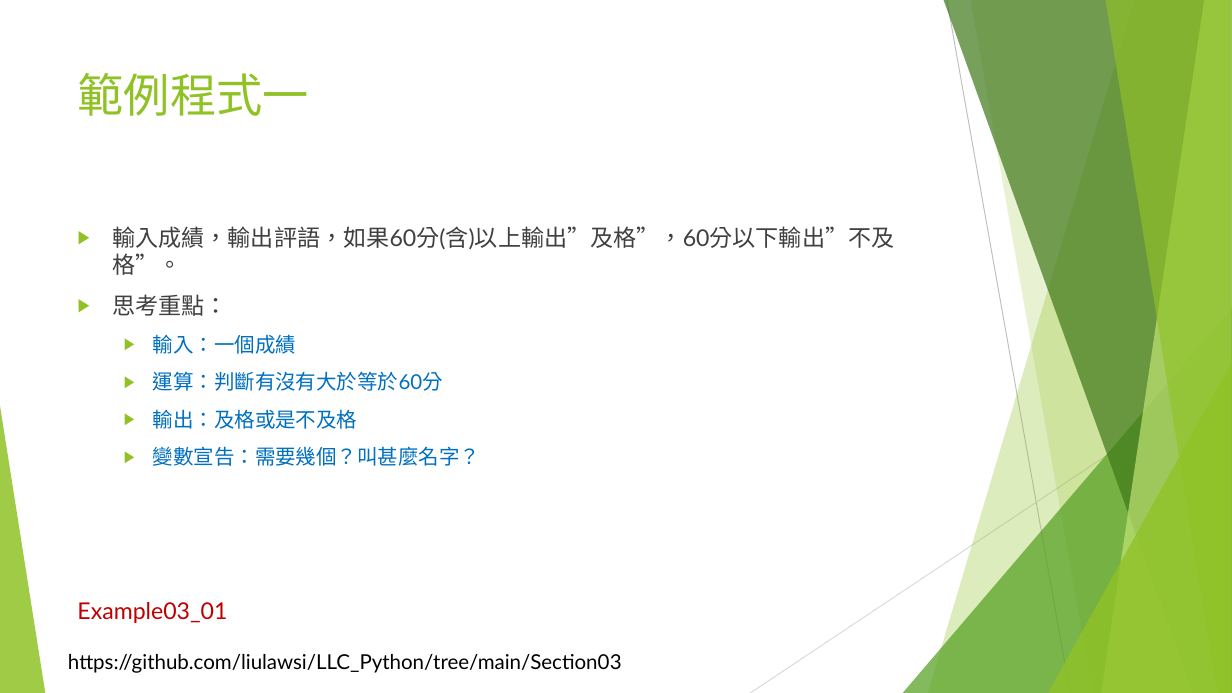
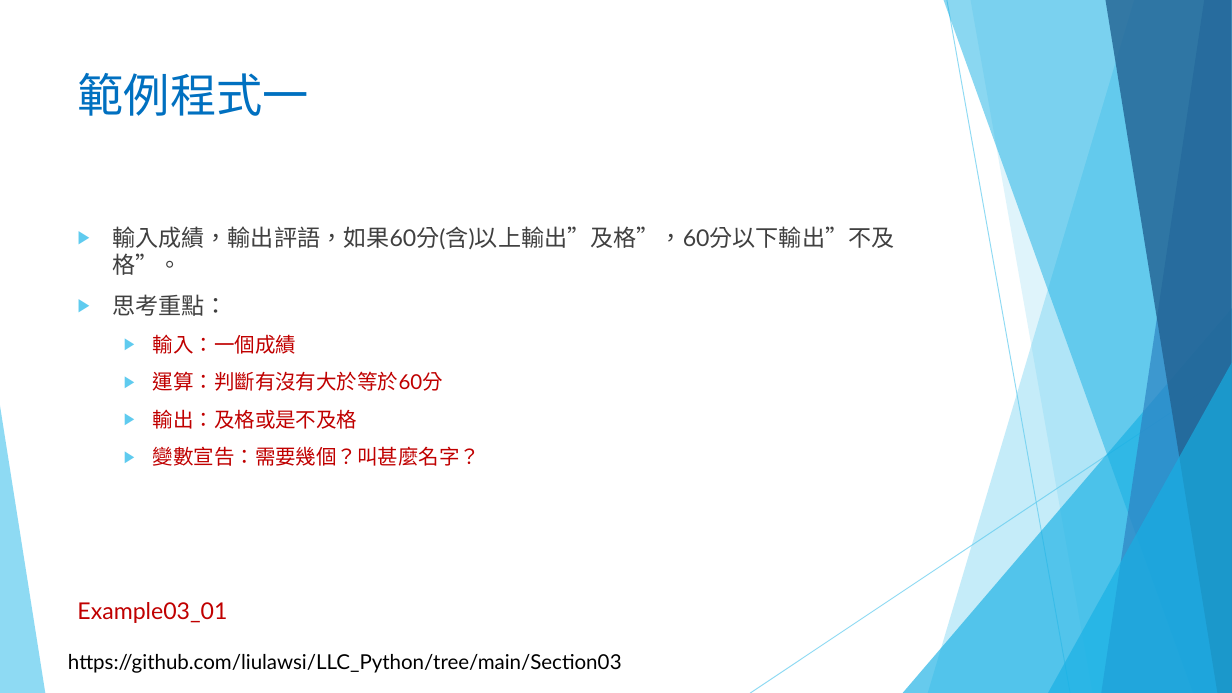
Before and after one commit to liulawsi/My_PPTs, a slide deck: slide 4 of LCC/Python/03流程控制(分支).pptx. Drawn at 1232x693 pixels with LibreOffice and Linux fonts; fonts in the diff are those of the drawing; background and template pictures are left out. Boxes give left, top, right and bottom in pixels: in the first picture for what was removed or moved away, otherwise in the second. Text is boxed around its words. In the diff, an @@ line names an element or a change of style, - is before the commit and + after.

```diff
--- a/LCC/Python/03流程控制(分支).pptx
+++ b/LCC/Python/03流程控制(分支).pptx
@@ freeform shape at (928, 0, 1232, 693): fill #90C226 at 30% opacity to #5FCBEF at 36% opacity @@
@@ freeform shape at (944, 0, 1232, 693): fill #3F7819 at 70% opacity to #17B0E4 at 50% opacity @@
@@ line (947, 0) - (1070, 693): stroke #BFBFBF 0.75 pt to #5FCBEF 0.75 pt @@
@@ freeform shape at (970, 0, 1232, 693): fill #90C226 at 20% opacity to #5FCBEF at 20% opacity @@
@@ freeform shape at (1102, 0, 1232, 693): fill #C0E474 at 70% opacity to #2E83C3 at 70% opacity @@
@@ freeform shape at (1105, 0, 1232, 693): fill #90C226 at 65% opacity to #226292 at 80% opacity @@
@@ title "範例程式一" at (78, 73, 309, 116): text colour #90C226 to #0070C0 @@
@@ text "輸入成績，輸出評語，如果60分(含)以上輸出”及格”，60分以下輸出”不及格”。" at (112, 226, 894, 466): text colour #0070C0 to #C00000 in "輸入：一個成績", "運算：判斷有沒有大於等於60分", "輸出：及格或是不及格", "變數宣告：需要幾個？叫甚麼名字？"; bullet colour #90C226 to #5FCBEF @@
@@ triangle at (903, 308, 1232, 693): fill #54A021 at 72% opacity to #17B0E4 at 66% opacity @@
@@ line (1232, 372) - (750, 693): stroke #D9D9D9 0.75 pt to #5FCBEF 0.75 pt @@
@@ triangle at (1048, 363, 1232, 693): fill #90C226 at 80% opacity to #17B0E4 at 66% opacity @@
@@ triangle at (0, 406, 45, 693): fill #90C226 at 85% opacity to #5FCBEF at 70% opacity @@
```
Also in this commit, not shown: 24 other slides changed, 5 other files.
